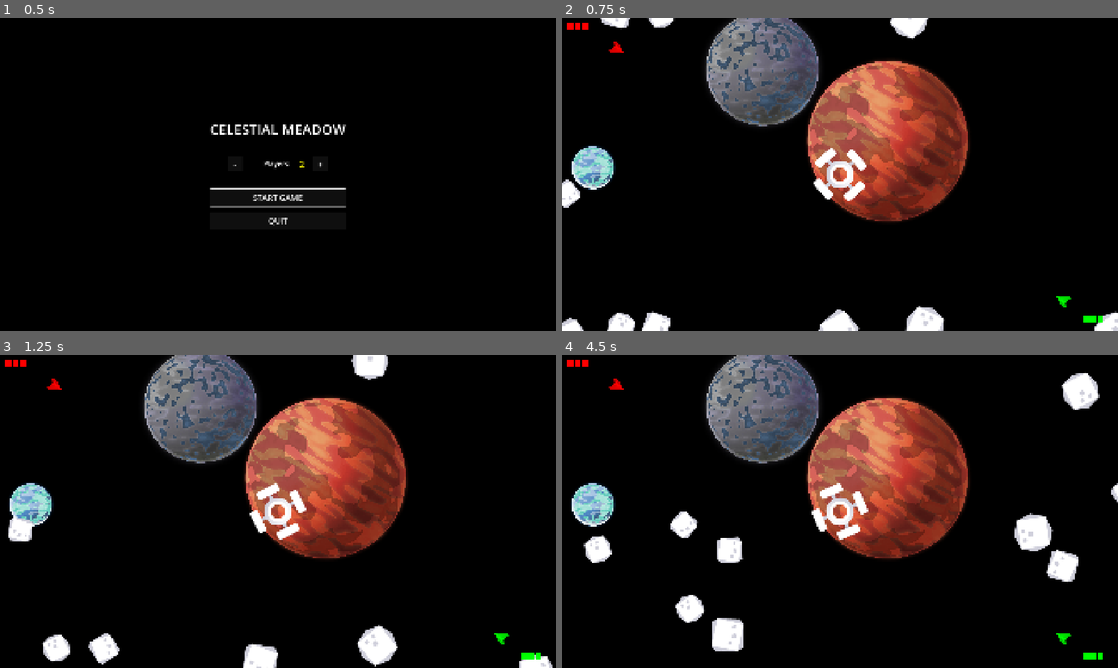
Above: before the commit, frames 1-4 (two rows, left to right).
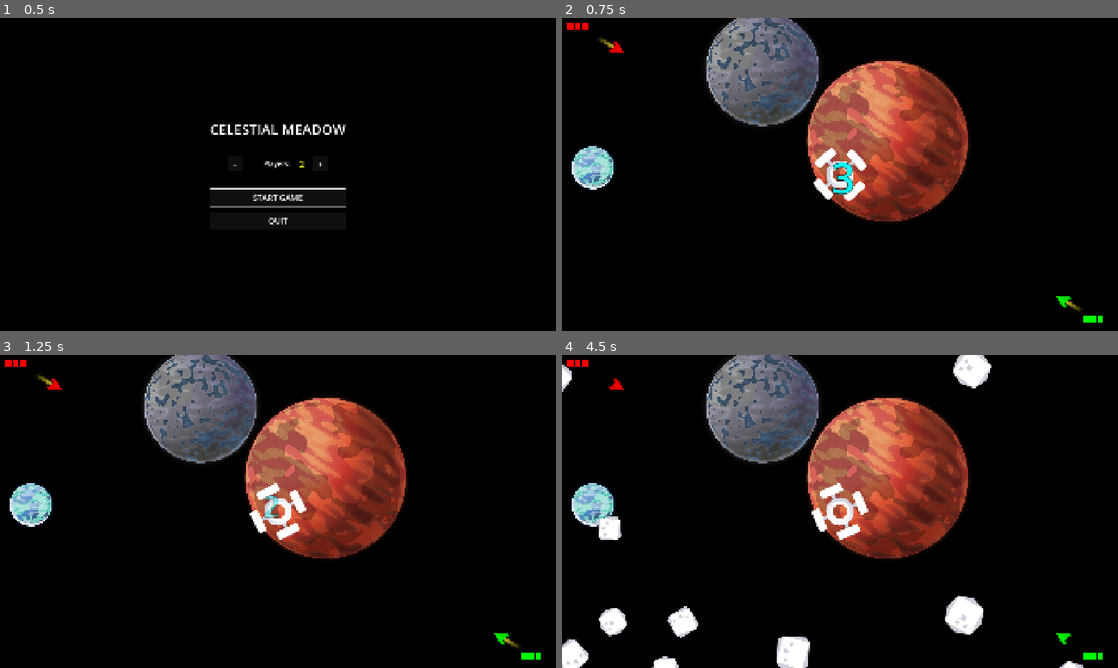
Above: after the commit, the same moments.

Repository: Teeohbee/CelestialMeadow
Game: Godot game, scene res://menu.tscn
The game is run twice, just before and just after one commit, with the same random seed, the same clock (stepped at 60 frames per second) and the same inputs.
Inputs:
- Up to frame 1 (0.5 s): no input
- Up to frame 2 (0.75 s): click "START GAME" at 0.5 s
- Up to frame 3 (1.25 s): no input
- Up to frame 4 (4.5 s): no input

Frame 1 is identical in both runs. In frame 2, 2.7% of the frame differs, in the area x 0-100%, y 0-100%; in frame 3, 2.9%; in frame 4, 6.9%.

Commit message:
Add 3-2-1-GO countdown at game start
New Features:
- countdown.gd/tscn: Sci-fi style countdown with animated numbers
  - Numbers scale up and pulse before fading out
  - Cyan glowing text with black outline
  - 3 -> 2 -> 1 -> GO! sequence

Game Flow Changes:
- main.gd: Added game_started flag
  - Countdown starts on _ready()
  - Asteroids only spawn after countdown finishes
  - AsteroidTimer starts after countdown

Player Control:
- player.gd: Players cannot move during countdown
  - Input blocked until game_started is true
  - Prevents early gameplay advantage

Visual Style:
- Large animated numbers (128px font)
- Smooth scale and fade animations
- Color: Cyan (#00FFFF) for sci-fi aesthetic
- Black outline for visibility against space background

Diff:
--- /dev/null
+++ b/countdown.gd
@@ -0,0 +1,50 @@
+extends CanvasLayer
+
+signal countdown_finished
+
+@onready var countdown_label = $CountdownLabel
+
+var count = 3
+var is_counting = false
+
+func _ready():
+	countdown_label.visible = false
+
+func start_countdown():
+	is_counting = true
+	countdown_label.visible = true
+	count = 3
+	show_number(count)
+
+func show_number(number: int):
+	if number > 0:
+		countdown_label.text = str(number)
+	else:
+		countdown_label.text = "GO!"
+
+	# Animate: scale up and fade in
+	countdown_label.scale = Vector2(0.5, 0.5)
+	countdown_label.modulate.a = 0.0
+
+	var tween = create_tween()
+	tween.set_parallel(true)
+	tween.tween_property(countdown_label, "scale", Vector2(1.5, 1.5), 0.3)
+	tween.tween_property(countdown_label, "modulate:a", 1.0, 0.2)
+
+	# Pulse effect
+	tween.chain().tween_property(countdown_label, "scale", Vector2(1.8, 1.8), 0.2)
+
+	# Fade out
+	tween.chain().set_parallel(true)
+	tween.tween_property(countdown_label, "scale", Vector2(2.5, 2.5), 0.3)
+	tween.tween_property(countdown_label, "modulate:a", 0.0, 0.3)
+
+	await tween.finished
+
+	count -= 1
+	if count >= 0:
+		show_number(count)
+	else:
+		is_counting = false
+		countdown_label.visible = false
+		countdown_finished.emit()
--- /dev/null
+++ b/countdown.tscn
@@ -0,0 +1,26 @@
+[gd_scene load_steps=2 format=3 uid="uid://countdown123"]
+
+[ext_resource type="Script" path="res://countdown.gd" id="1"]
+
+[node name="Countdown" type="CanvasLayer"]
+script = ExtResource("1")
+
+[node name="CountdownLabel" type="Label" parent="."]
+anchors_preset = 8
+anchor_left = 0.5
+anchor_top = 0.5
+anchor_right = 0.5
+anchor_bottom = 0.5
+offset_left = -100.0
+offset_top = -50.0
+offset_right = 100.0
+offset_bottom = 50.0
+grow_horizontal = 2
+grow_vertical = 2
+theme_override_colors/font_color = Color(0, 1, 1, 1)
+theme_override_colors/font_outline_color = Color(0, 0, 0, 1)
+theme_override_constants/outline_size = 8
+theme_override_font_sizes/font_size = 128
+text = "3"
+horizontal_alignment = 1
+vertical_alignment = 1
--- a/main.gd
+++ b/main.gd
@@ -6,6 +6,7 @@
 
 var screen_size: Vector2
 var game_over: bool = false
+var game_started: bool = false
 var player_configs = [
 	{"position": Vector2(0.1, 0.1), "number": 0},   # Top-left
 	{"position": Vector2(0.9, 0.9), "number": 1},   # Bottom-right
@@ -19,8 +20,18 @@
 	screen_size = get_viewport().get_visible_rect().size
 	spawn_players()
 	initialize_hud()
+
+	# Start countdown before beginning the game
+	$Countdown.countdown_finished.connect(_on_countdown_finished)
+	$Countdown.start_countdown()
+
+func _on_countdown_finished():
+	game_started = true
+	# Spawn asteroids after countdown
 	for i in GameConfig.ASTEROID_INITIAL_COUNT:
 		spawn_asteroid()
+	# Start asteroid timer
+	$AsteroidTimer.start()
 
 func spawn_players():
 	for i in GameState.num_players:
--- a/main.tscn
+++ b/main.tscn
@@ -10,6 +10,7 @@
 [ext_resource type="PackedScene" uid="uid://c8m4vjx2qnxpb" path="res://pause_menu.tscn" id="8_pause"]
 [ext_resource type="PackedScene" uid="uid://b8yjq4m7nfx2f" path="res://hud.tscn" id="9_hud"]
 [ext_resource type="PackedScene" uid="uid://cq8r4y5g3mbhp" path="res://powerup.tscn" id="10_powerup"]
+[ext_resource type="PackedScene" uid="uid://countdown123" path="res://countdown.tscn" id="11_countdown"]
 
 [sub_resource type="Curve2D" id="Curve2D_1lhca"]
 _data = {
@@ -48,7 +49,6 @@
 
 [node name="AsteroidTimer" type="Timer" parent="."]
 wait_time = 5.0
-autostart = true
 
 [node name="PauseMenu" type="CanvasLayer" parent="."]
 
@@ -56,4 +56,6 @@
 
 [node name="HUD" parent="." instance=ExtResource("9_hud")]
 
+[node name="Countdown" parent="." instance=ExtResource("11_countdown")]
+
 [connection signal="timeout" from="AsteroidTimer" to="." method="_on_asteroid_timer_timeout"]
--- a/player.gd
+++ b/player.gd
@@ -39,6 +39,11 @@
 func get_input():
 	if dead == true:
 		return
+	# Check if game has started (countdown finished)
+	var main_node = get_parent()
+	if main_node and "game_started" in main_node and not main_node.game_started:
+		return
+
 	thrust = Vector2.ZERO
 	if Input.is_action_pressed(str("thrust", player_number)):
 		thrust = transform.x * engine_power
Not shown: 1 places in main.tscn that only renumber resources
